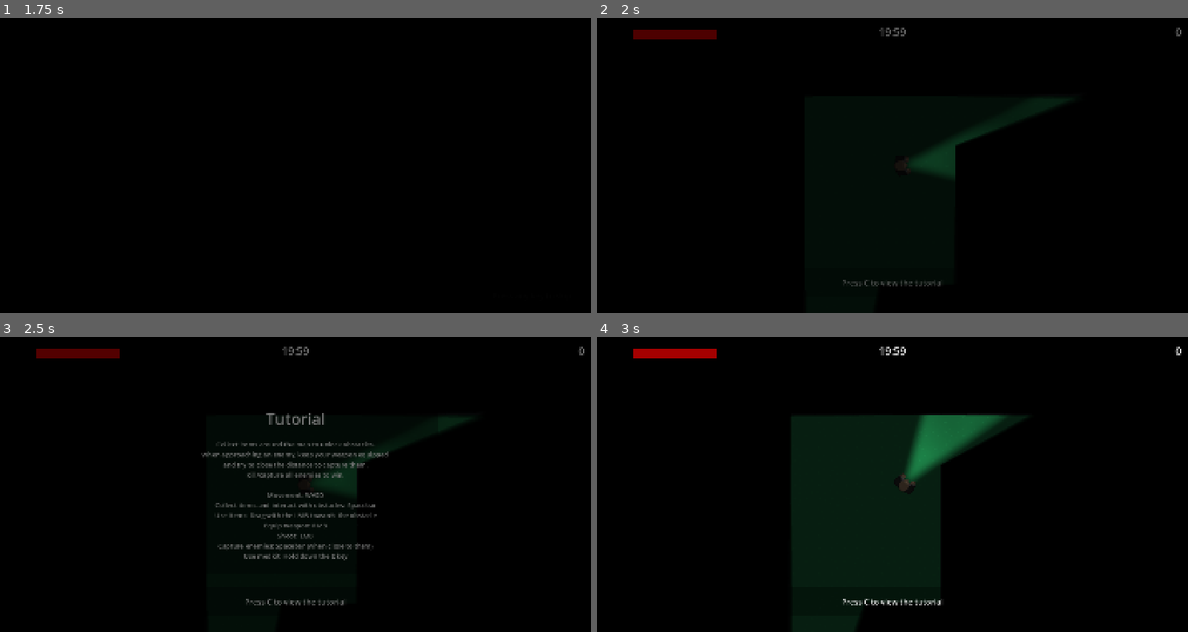
Above: before the commit, frames 1-4 (two rows, left to right).
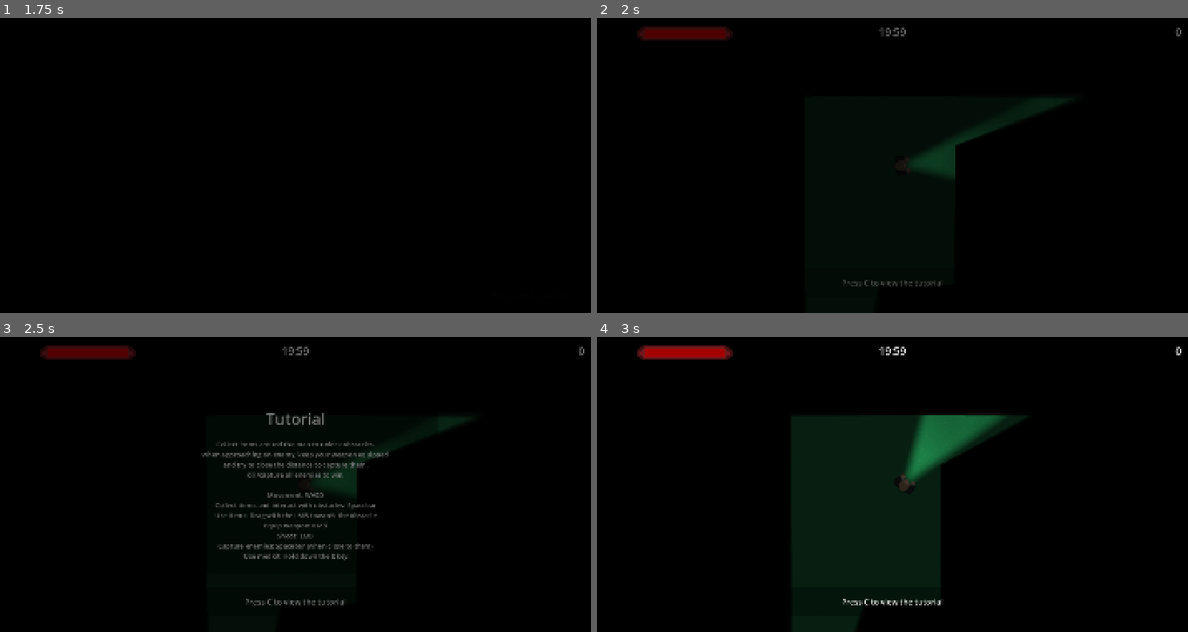
Above: after the commit, the same moments.

Repository: AltairGameStudio/Godot-Wild-Jam-93-Team-1
Game: Godot game, scene res://scenes/main_menu.tscn
Same seed, same stepped clock (60 frames per second), same inputs: the game is played once before the commit and once after it. The engine's default icon, where the game draws it, is replaced by a stand-in: a white triangle on a blue panel in a dark square. Sound files missing from this copy of the repository are replaced by a short silence.
Inputs (mouse positions are in pixels of both pictures, inside the frame that each line leads up to):
- Up to frame 1 (1.75 s): click "Play" at 0.5 s; tap Enter (ui_accept) at 1.25, 1.52 s; move the mouse to (425, 150) at 1.27 s; hold D (ui_right) from 1.28 s (still down); hold Right mouse button (equip) from 1.28 s (still down); click (425, 150) at 1.42 s
- Up to frame 2 (2 s): keep holding D (ui_right); keep holding Right mouse button (equip)
- Up to frame 3 (2.5 s): release D (ui_right) at 2 s; release Right mouse button (equip) at 2 s; tap C (open_controls) at 2 s; drag from (177, 499) to (319, 481) at 2.02 s
- Up to frame 4 (3 s): tap C (open_controls) at 2.75 s; move the mouse to (951, 419) at 2.77 s; hold D (ui_right) from 2.78 s (still down); hold Space (interact) from 2.78 s (still down)

Frame 1 is identical in both runs. In frame 2, 0.4% of the frame differs, in the area x 6-23%, y 2-8%; in frame 3, 0.5%; in frame 4, 0.5%.

Commit message:
Adicionando sprite na barra de vida

Diff:
--- a/scenes/hud.tscn
+++ b/scenes/hud.tscn
@@ -5,6 +5,7 @@
 [ext_resource type="Script" uid="uid://dcsp1ejnyytv5" path="res://scripts/inventory_slot.gd" id="2_5ysmq"]
 [ext_resource type="Script" uid="uid://bd8lnpyuh3kdf" path="res://scripts/time_label.gd" id="4_6fi6k"]
 [ext_resource type="Script" uid="uid://j86o5lumxsmj" path="res://scripts/dialog_box.gd" id="5_uo2fv"]
+[ext_resource type="Texture2D" uid="uid://2bpeqmg010hd" path="res://assets/ui/scrollbar_future_grey.png" id="6_3swnk"]
 [ext_resource type="PackedScene" uid="uid://buuujl3ct1quy" path="res://scenes/game_over_screen.tscn" id="6_5pdws"]
 [ext_resource type="Script" uid="uid://swn71rn1hu8i" path="res://scripts/health_bar.gd" id="6_047uy"]
 [ext_resource type="Script" uid="uid://d1ades88sr8hc" path="res://scripts/medkit_counter.gd" id="7_5pdws"]
@@ -239,11 +240,20 @@
 vertical_alignment = 1
 autowrap_mode = 3
 
-[node name="HealthBar" type="ProgressBar" parent="." unique_id=149502484]
-offset_left = 112.0
-offset_top = 34.0
-offset_right = 362.0
-offset_bottom = 64.0
+[node name="HealthBar2" type="Node2D" parent="." unique_id=1700931365]
+
+[node name="Sprite2D" type="Sprite2D" parent="HealthBar2" unique_id=1213626944]
+modulate = Color(0.8392157, 0.15686275, 0.15686275, 1)
+position = Vector2(267.17355, 49.097366)
+rotation = 1.5707964
+scale = Vector2(1.5060853, 2.2995868)
+texture = ExtResource("6_3swnk")
+
+[node name="HealthBar" type="ProgressBar" parent="HealthBar2" unique_id=149502484]
+offset_left = 147.0
+offset_top = 37.0
+offset_right = 387.0
+offset_bottom = 62.0
 theme_override_styles/fill = SubResource("StyleBoxFlat_5pdws")
 show_percentage = false
 script = ExtResource("6_047uy")
Binary file added: assets/ui/scrollbar_future_grey.png
Not shown, added: assets/ui/scrollbar_future_grey.png.import
